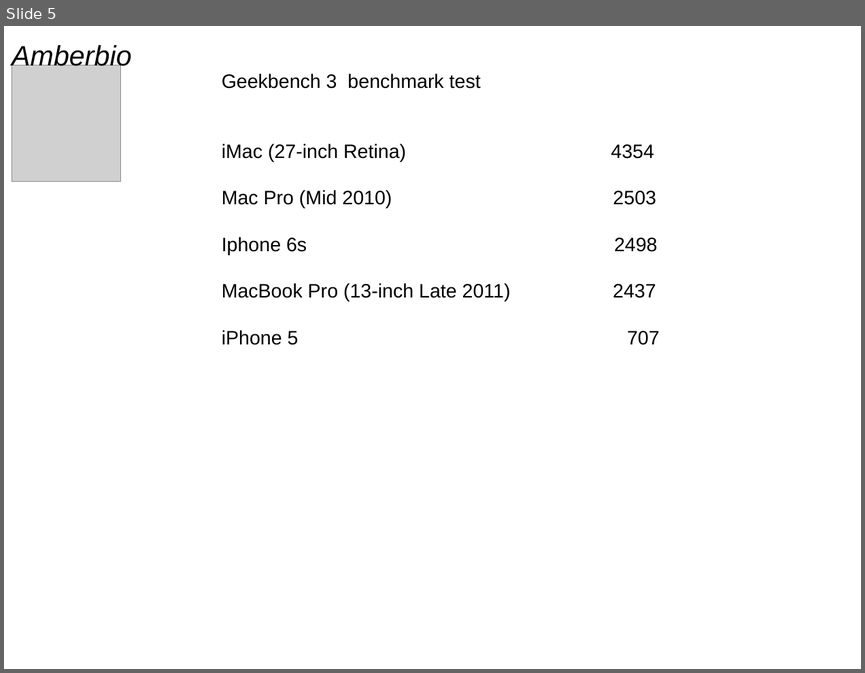
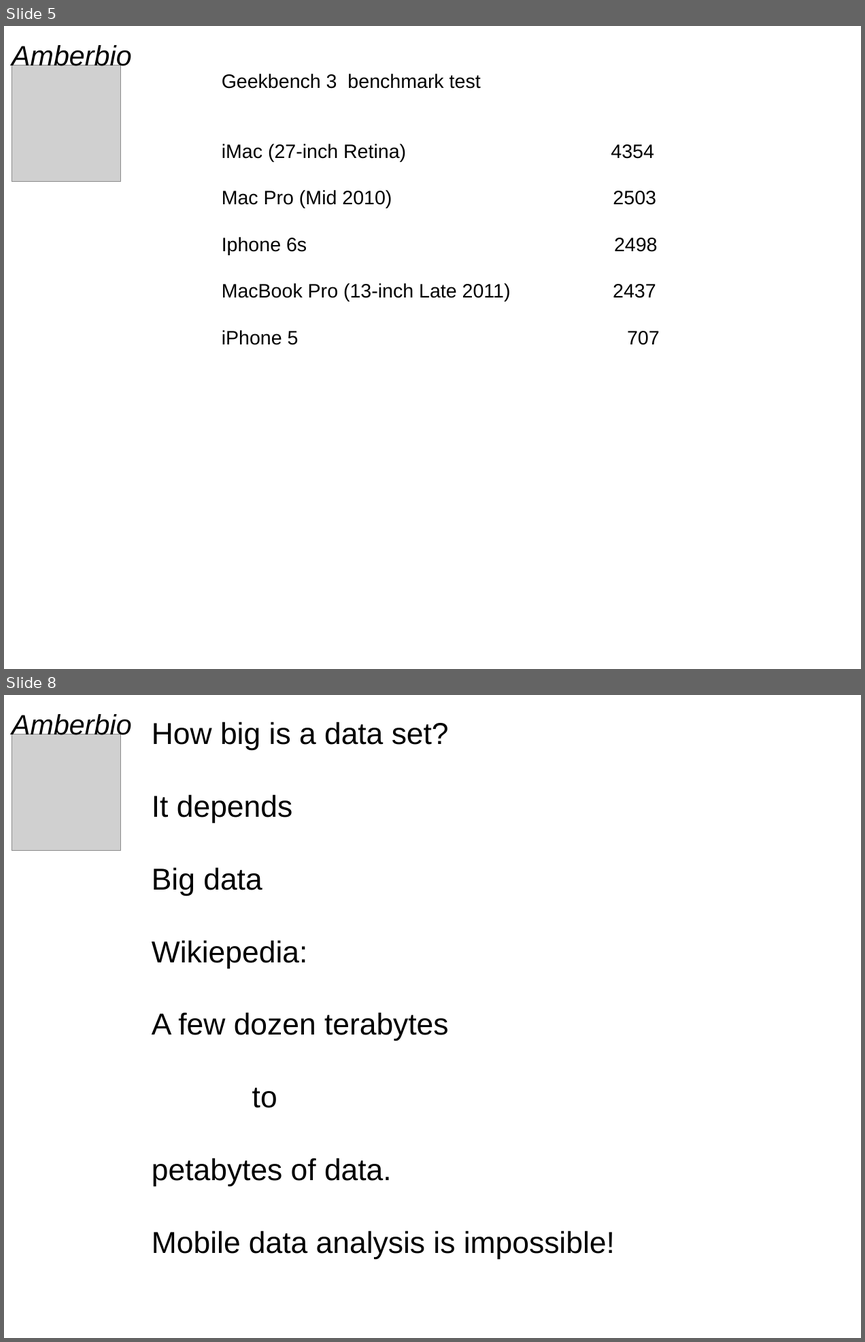
Before and after one commit to morten-krogh/amberbio-www, a slide deck: presentations/BigData.odp. Shown one above the other, each under a label of ours: slide 5 before the commit, slides 5 and 8 after it; the slides between them are not shown. The pictures are 865x673 and 865x1342 pixels, drawn with LibreOffice and Linux fonts; fonts in the diff are those of the drawing; grey boxes stand for pictures. Boxes give left, top, right and bottom in pixels: in the first picture for what was removed or moved away, otherwise in the second. Text is boxed around its words. In the diff, an @@ line names an element or a change of style, - is before the commit and + after.

Commit message:
big data presentation

```diff
--- a/presentations/BigData.odp
+++ b/presentations/BigData.odp
@@ slide 8 added at [4,695,861,1338], background #FFFFFF @@
@@ text added at [11,714,132,740], 26 pt, text #000000, italic @@
+Amberbio
@@ picture added at [11,734,121,851] @@
@@ text added at [152,722,615,1259], 28 pt, text #000000 @@
+How big is a data set?
+It depends
+Big data
+Wikiepedia:
+A few dozen terabytes
+to
+petabytes of data.
+Mobile data analysis is impossible!
```
Also in this commit, not shown: 3 other slides added.
